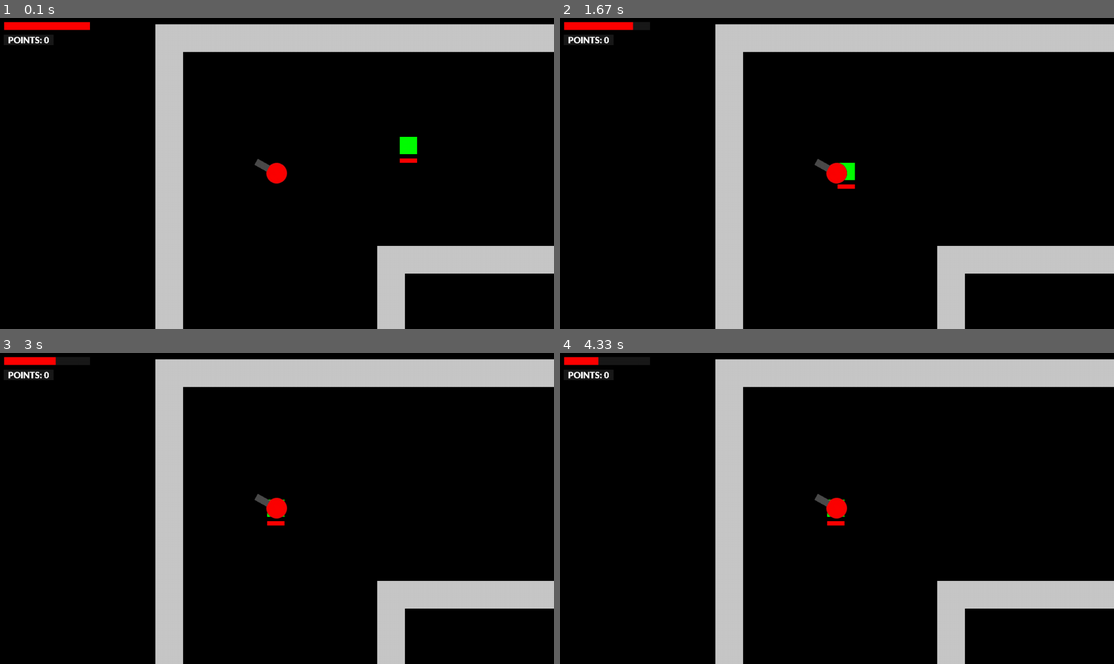
Above: before the commit, frames 1-4 (two rows, left to right).
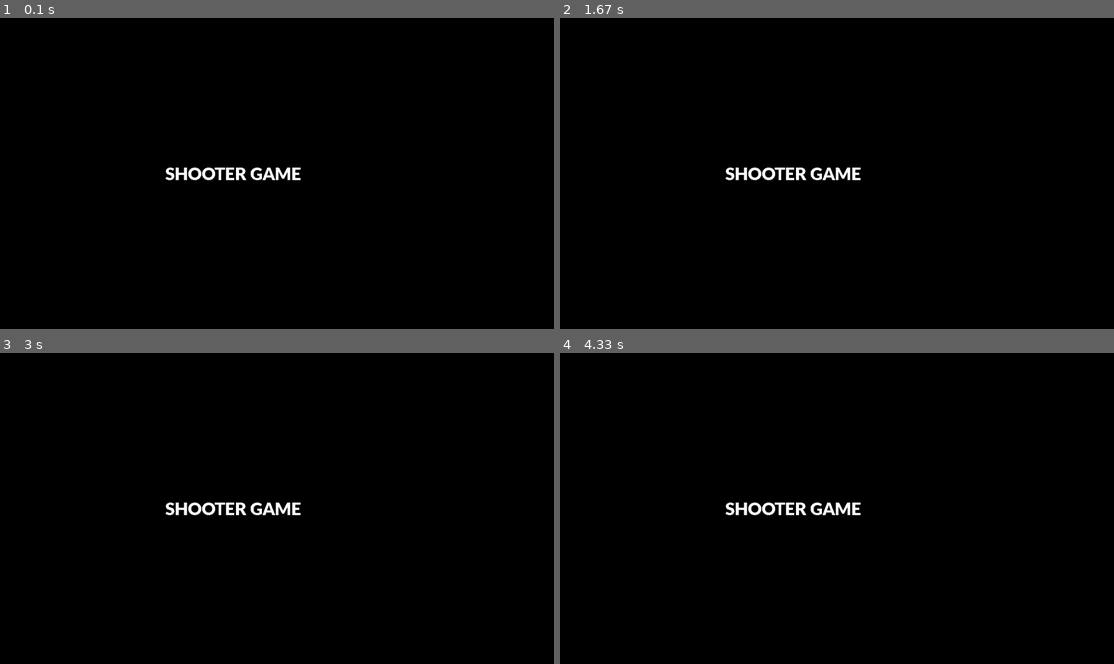
Above: after the commit, the same moments.

Repository: abmu/pygame-shooter-game
Game: pygame game, started from main.py
Same seed, same stepped clock (60 frames per second), same inputs: the game is played once before the commit and once after it.
Inputs:
- Up to frame 1 (0.1 s): no input
- Up to frame 2 (1.67 s): no input
- Up to frame 3 (3 s): no input
- Up to frame 4 (4.33 s): no input

The runs differ from the first frame. In frame 1, 16% of the frame differs, in the area x 0-100%, y 1-100%; in frame 2, 16%; in frame 3, 16%; in frame 4, 16%.

Commit message:
New commit

Diff:
--- a/bullet.py
+++ b/bullet.py
@@ -12,6 +12,7 @@
         self.rotate(orig_image,orig_rect)
         self.pos_x = self.rect.x
         self.pos_y = self.rect.y
+        self.draw_priority = 3
 
         # movement
         self.obstacle_sprites = obstacle_sprites
@@ -55,8 +56,8 @@
                     self.kill()
                 elif sprite.__class__.__name__ == 'Enemy':
                     sprite.take_damage(self.power)
-                    # if the enemy sprite dies award the player a certain amount of points
-                    if not sprite.alive():
+                    # if the enemy sprite dies and respawns, ie. their health regenerates, award the player a certain amount of points
+                    if sprite.health == sprite.max_health:
                         self.add_points(sprite.get_worth())
                     self.kill()
 
--- a/enemy.py
+++ b/enemy.py
@@ -8,6 +8,8 @@
         super().__init__(groups)
         self.image = pygame.image.load('graphics/enemy.png').convert_alpha()
         self.rect = self.image.get_rect(topleft = pos)
+        self.draw_priority = 1
+        self.start_pos = pos
 
         # movement
         self.direction = pygame.math.Vector2()
@@ -23,7 +25,7 @@
         self.speed = 3
         self.max_health = 100
         self.health = self.max_health
-        self.power = 20
+        self.power = 10
         self.notice_radius = 500
         self.worth = 50
 
@@ -39,19 +41,19 @@
         self.collision('vertical')
 
     def collision(self,direction):
-        # handle horizontal collisons
+        # handle horizontal collisons with tiles and other enemies
         if direction == 'horizontal':
             for sprite in self.obstacle_sprites:
-                if sprite.rect.colliderect(self.rect) and sprite.__class__.__name__ == 'Tile' or sprite.__class__.__name__ == 'Player':
+                if sprite.rect.colliderect(self.rect) and sprite.__class__.__name__ in ('Tile','Enemy') and sprite.rect is not self.rect:
                     if self.direction.x < 0: # moving left
                         self.rect.left = sprite.rect.right
                     elif self.direction.x > 0: # moving right
                         self.rect.right = sprite.rect.left
 
-        # handle vertical collisions
+        # handle vertical collisions with tiles and other enemies
         if direction == 'vertical':
             for sprite in self.obstacle_sprites:
-                if sprite.rect.colliderect(self.rect) and sprite.__class__.__name__ == 'Tile' or sprite.__class__.__name__ == 'Player':
+                if sprite.rect.colliderect(self.rect) and sprite.__class__.__name__ in ('Tile','Enemy') and sprite.rect is not self.rect:
                     if self.direction.y < 0: # moving up
                         self.rect.top = sprite.rect.bottom
                     elif self.direction.y > 0: # moving down
@@ -88,7 +90,9 @@
     def take_damage(self,power):
         self.health -= power
         if self.health <= 0:
-            self.kill()
+            # make the enemy respawn once they die
+            self.rect.topleft = self.start_pos
+            self.health = self.max_health
 
     def get_worth(self):
         return self.worth
--- a/health_bar.py
+++ b/health_bar.py
@@ -7,17 +7,13 @@
         # health bar setup
         super().__init__(groups)
         self.enemy = enemy
-        self.screen = pygame.display.get_surface()
         self.set_bar_dimensions()
         self.rect = self.image.get_rect(topleft = self.get_pos())
+        self.draw_priority = 2
 
     def set_bar_dimensions(self):
         # calculate current to max health ratio
         ratio = self.enemy.health / self.enemy.max_health
-
-        # destroy health bar if enemy dies
-        if ratio <= 0:
-            self.kill()
 
         # make new health bar image
         self.image = pygame.Surface((40*ratio,10))
--- a/level.py
+++ b/level.py
@@ -68,7 +68,7 @@
 
         # sprites drawn later will be drawn on top
         # draw weapon on top of the tiles
-        for sprite in sorted(self.sprites(),key = lambda sprite: sprite.__class__.__name__):
+        for sprite in sorted(self.sprites(),key = lambda sprite: sprite.draw_priority):
             # apply offset to each sprite
             offset_pos = sprite.rect.topleft - self.offset
             self.screen.blit(sprite.image,offset_pos)
--- a/main.py
+++ b/main.py
@@ -1,6 +1,7 @@
 import pygame
 import sys
 from settings import *
+from overworld import Overworld
 from level import Level
 
 
@@ -12,7 +13,24 @@
         pygame.display.set_caption('Shooter Game')
         self.clock = pygame.time.Clock()
 
+        self.status = "overworld"
+        self.overworld = Overworld()
+        # self.level = Level()
+
+    def create_overworld(self):
+        self.overworld = Overworld()
+        self.status = "overworld"
+
+    def create_level(self):
         self.level = Level()
+        self.status = "level"
+
+    def display_screen(self):
+        # display the overworld screen or the level screen depending on whaat has happened in game
+        if self.status == "overworld":
+            self.overworld.run()
+        else:
+            self.level.run()
 
     def run(self):
         # game loop
@@ -24,7 +42,7 @@
 
             # update screen
             self.screen.fill('black')
-            self.level.run()
+            self.display_screen()
             pygame.display.update()
             self.clock.tick(FPS)
 
--- /dev/null
+++ b/overworld.py
@@ -0,0 +1,19 @@
+import pygame
+from settings import *
+
+
+class Overworld:
+    def __init__(self):
+        # general setup
+        self.screen = pygame.display.get_surface()
+        self.font = pygame.font.Font(FONT,OW_FONT_SIZE)
+
+    def draw_text(self):
+        # draw text
+        text_surf = self.font.render('SHOOTER GAME',False,OW_FONT_COLOUR)
+        text_rect = text_surf.get_rect(center = (WIDTH/2-100,HEIGHT/2))
+        self.screen.blit(text_surf,text_rect)
+
+    def run(self):
+        # update and draw the overworld screen
+        self.draw_text()
--- a/player.py
+++ b/player.py
@@ -8,6 +8,8 @@
         super().__init__(groups)
         self.image = pygame.image.load('graphics/player.png').convert_alpha()
         self.rect = self.image.get_rect(topleft = pos)
+        self.start_pos = pos
+        self.draw_priority = 4
 
         # movement
         self.direction = pygame.math.Vector2()
@@ -97,7 +99,9 @@
     def take_damage(self,power):
         self.health -= power
         if self.health <= 0:
-            print('dead')
+            # make the player respawn once they die
+            self.rect.topleft = self.start_pos
+            self.health = self.max_health
 
     def get_health(self):
         return (self.health,self.max_health)
--- a/settings.py
+++ b/settings.py
@@ -7,15 +7,15 @@
 MAP_ARRAY = [
 ['x','x','x','x','x','x','x','x','x','x','x','x','x','x','x','x','x','x','x','x','x','x','x','x','x','x','x','x','x','x','x','x','x','x','x','x','x','x','x','x','x','x','x','x','x','x','x','x','x','x','x','x','x','x','x'],
 ['x',' ',' ',' ',' ',' ',' ',' ',' ',' ',' ',' ',' ',' ',' ',' ',' ',' ',' ',' ',' ',' ',' ',' ',' ',' ',' ','x',' ',' ',' ',' ',' ',' ',' ',' ',' ',' ',' ',' ',' ',' ',' ',' ',' ',' ',' ',' ',' ',' ',' ',' ',' ',' ','x'],
-['x',' ',' ',' ',' ',' ',' ',' ',' ',' ',' ',' ',' ',' ',' ',' ',' ',' ',' ',' ',' ',' ',' ',' ',' ',' ',' ','x',' ',' ',' ',' ',' ',' ',' ',' ',' ',' ',' ',' ',' ',' ',' ',' ',' ',' ',' ',' ',' ',' ',' ',' ',' ',' ','x'],
+['x',' ',' ',' ',' ',' ',' ','E',' ','E',' ',' ',' ',' ',' ',' ',' ',' ',' ',' ',' ',' ',' ',' ',' ',' ',' ','x',' ',' ',' ',' ',' ',' ',' ',' ',' ',' ',' ',' ',' ',' ',' ',' ',' ',' ',' ',' ',' ',' ',' ',' ',' ',' ','x'],
 ['x',' ',' ',' ',' ',' ',' ',' ',' ',' ',' ',' ',' ',' ',' ',' ',' ',' ',' ',' ',' ',' ',' ',' ',' ',' ',' ',' ',' ',' ',' ',' ',' ',' ',' ',' ',' ',' ',' ',' ',' ',' ',' ',' ',' ',' ',' ',' ',' ',' ',' ',' ',' ',' ','x'],
-['x',' ',' ',' ',' ',' ',' ',' ',' ','E',' ',' ',' ',' ',' ',' ',' ',' ',' ',' ',' ',' ',' ',' ',' ',' ',' ',' ',' ',' ',' ',' ',' ',' ',' ',' ',' ',' ',' ',' ',' ',' ',' ',' ',' ',' ',' ',' ',' ',' ',' ',' ',' ',' ','x'],
+['x',' ',' ',' ',' ',' ',' ',' ',' ',' ',' ',' ',' ',' ',' ',' ',' ',' ',' ',' ',' ',' ',' ',' ',' ',' ',' ',' ',' ',' ',' ',' ',' ',' ',' ',' ',' ',' ',' ',' ',' ',' ',' ',' ',' ',' ',' ',' ',' ',' ',' ',' ',' ',' ','x'],
 ['x',' ',' ',' ','P',' ',' ',' ',' ',' ',' ',' ',' ',' ',' ',' ',' ',' ',' ',' ',' ',' ',' ',' ',' ',' ',' ',' ',' ',' ',' ',' ',' ',' ',' ',' ',' ',' ',' ',' ',' ',' ',' ',' ',' ',' ',' ',' ',' ',' ',' ',' ',' ',' ','x'],
 ['x',' ',' ',' ',' ',' ',' ',' ',' ',' ',' ',' ',' ',' ',' ',' ',' ',' ',' ',' ',' ',' ',' ',' ',' ',' ',' ','x',' ',' ',' ',' ',' ',' ',' ',' ',' ',' ',' ',' ',' ',' ',' ',' ',' ',' ',' ',' ',' ',' ',' ',' ',' ',' ','x'],
 ['x',' ',' ',' ',' ',' ',' ',' ',' ',' ',' ',' ',' ',' ',' ',' ',' ',' ',' ',' ',' ',' ',' ',' ',' ',' ',' ','x',' ',' ',' ',' ',' ',' ',' ',' ',' ',' ',' ',' ',' ',' ',' ',' ',' ',' ',' ',' ',' ',' ',' ',' ',' ',' ','x'],
 ['x',' ',' ',' ',' ',' ',' ',' ','x','x','x','x','x','x','x','x','x','x',' ',' ',' ',' ','x','x','x','x','x','x','x','x','x','x','x',' ',' ',' ',' ','x','x','x','x','x','x','x','x','x','x',' ',' ',' ',' ',' ',' ',' ','x'],
 ['x',' ',' ',' ',' ',' ',' ',' ','x',' ',' ',' ',' ',' ',' ',' ',' ',' ',' ',' ',' ',' ',' ',' ',' ',' ',' ',' ',' ',' ',' ',' ',' ',' ',' ',' ',' ',' ',' ',' ',' ',' ',' ',' ',' ',' ','x',' ',' ',' ',' ',' ',' ',' ','x'],
-['x',' ',' ',' ',' ',' ',' ',' ','x',' ',' ',' ',' ',' ',' ',' ',' ',' ',' ',' ',' ',' ',' ',' ',' ',' ',' ',' ',' ',' ',' ',' ',' ',' ',' ',' ',' ',' ',' ',' ',' ',' ',' ',' ',' ',' ','x',' ',' ',' ',' ',' ',' ',' ','x'],
+['x',' ',' ',' ',' ',' ','E',' ','x',' ',' ',' ',' ',' ',' ',' ',' ',' ',' ',' ',' ',' ',' ',' ',' ',' ',' ',' ',' ',' ',' ',' ',' ',' ',' ',' ',' ',' ',' ',' ',' ',' ',' ',' ',' ',' ','x',' ',' ',' ',' ',' ',' ',' ','x'],
 ['x',' ',' ',' ',' ',' ',' ',' ','x',' ',' ',' ',' ',' ','x','x',' ',' ',' ',' ',' ',' ',' ',' ',' ',' ',' ',' ',' ',' ',' ',' ',' ',' ',' ',' ',' ',' ',' ','x','x',' ',' ',' ',' ',' ','x',' ',' ',' ',' ',' ',' ',' ','x'],
 ['x',' ',' ',' ',' ',' ',' ',' ','x',' ',' ',' ',' ','x',' ',' ',' ',' ',' ',' ',' ',' ',' ',' ',' ',' ',' ',' ',' ',' ',' ',' ',' ',' ',' ',' ',' ',' ',' ',' ',' ','x','x',' ',' ',' ','x',' ',' ',' ',' ',' ',' ',' ','x'],
 ['x',' ',' ',' ',' ',' ',' ',' ','x',' ',' ',' ','x','x',' ',' ',' ',' ',' ',' ',' ',' ',' ',' ',' ',' ',' ',' ',' ',' ',' ',' ',' ',' ',' ',' ',' ',' ',' ',' ',' ',' ','x',' ',' ',' ','x',' ',' ',' ',' ',' ',' ',' ','x'],
@@ -62,10 +62,18 @@
 ['x','x','x','x','x','x','x','x','x','x','x','x','x','x','x','x','x','x','x','x','x','x','x','x','x','x','x','x','x','x','x','x','x','x','x','x','x','x','x','x','x','x','x','x','x','x','x','x','x','x','x','x','x','x','x']
 ]
 
+# defualt font across whole game
+FONT = 'graphics/fonts/Lato/Lato-Black.ttf'
+
+# overworld
+OW_FONT_SIZE = 40
+OW_FONT_COLOUR = 'white'
+OW_PRIMARY_COLOUR = 'gray10'
+OW_SECONDARY_COLOUR = 'gray3'
+
 # user interface
 BAR_HEIGHT = 20
 BAR_WIDTH = 200
-UI_FONT = 'graphics/fonts/Lato/Lato-Black.ttf'
 UI_FONT_SIZE = 20
 UI_FONT_COLOUR = 'white'
 UI_PRIMARY_COLOUR = 'gray10'
--- a/tile.py
+++ b/tile.py
@@ -8,3 +8,4 @@
         super().__init__(groups)
         self.image = pygame.image.load('graphics/wall.png').convert_alpha()
         self.rect = self.image.get_rect(topleft = pos)
+        self.draw_priority = 0
--- a/ui.py
+++ b/ui.py
@@ -6,7 +6,7 @@
     def __init__(self):
         # general setup
         self.screen = pygame.display.get_surface()
-        self.font = pygame.font.Font(UI_FONT,UI_FONT_SIZE)
+        self.font = pygame.font.Font(FONT,UI_FONT_SIZE)
 
         # bar setup
         self.health_rect = pygame.Rect(10,10,BAR_WIDTH,BAR_HEIGHT)
--- a/weapon.py
+++ b/weapon.py
@@ -10,6 +10,7 @@
         self.middle_pos = middle_pos
         self.orig_image = pygame.image.load('graphics/pistol.png').convert_alpha()
         self.update()
+        self.draw_priority = 5
 
     def set_direction(self):
         # calculate weapon direction vector
Not shown, changed: .DS_Store
Not shown, changed: graphics/.DS_Store
